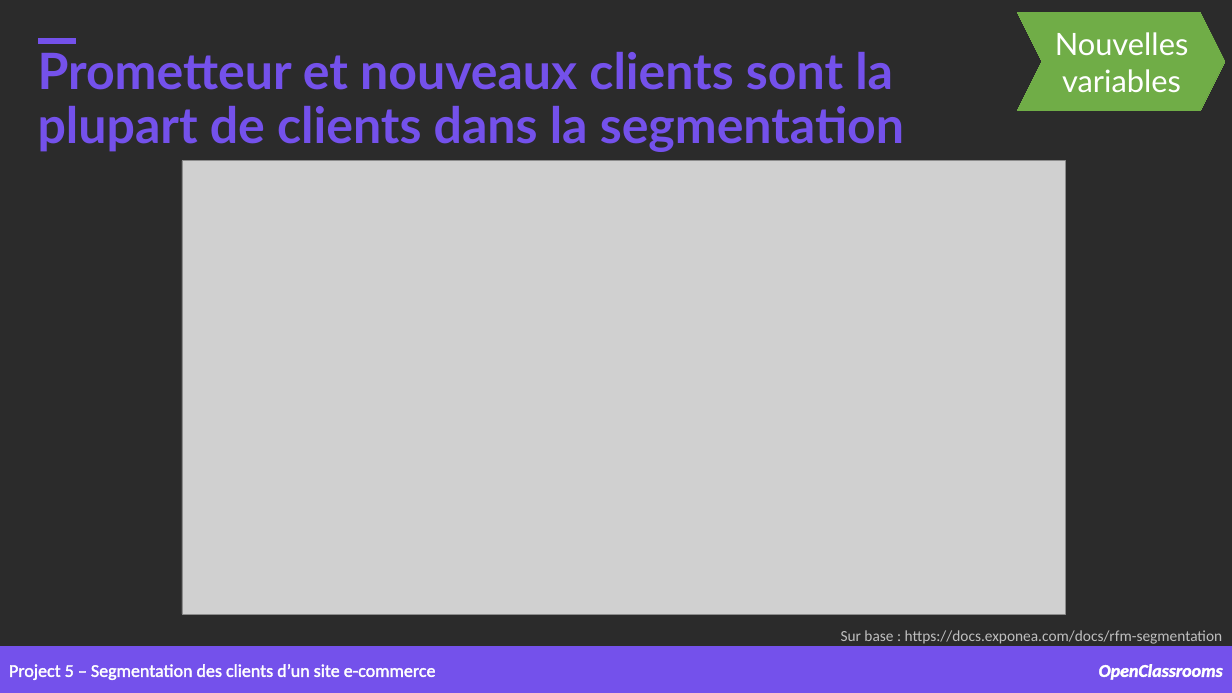
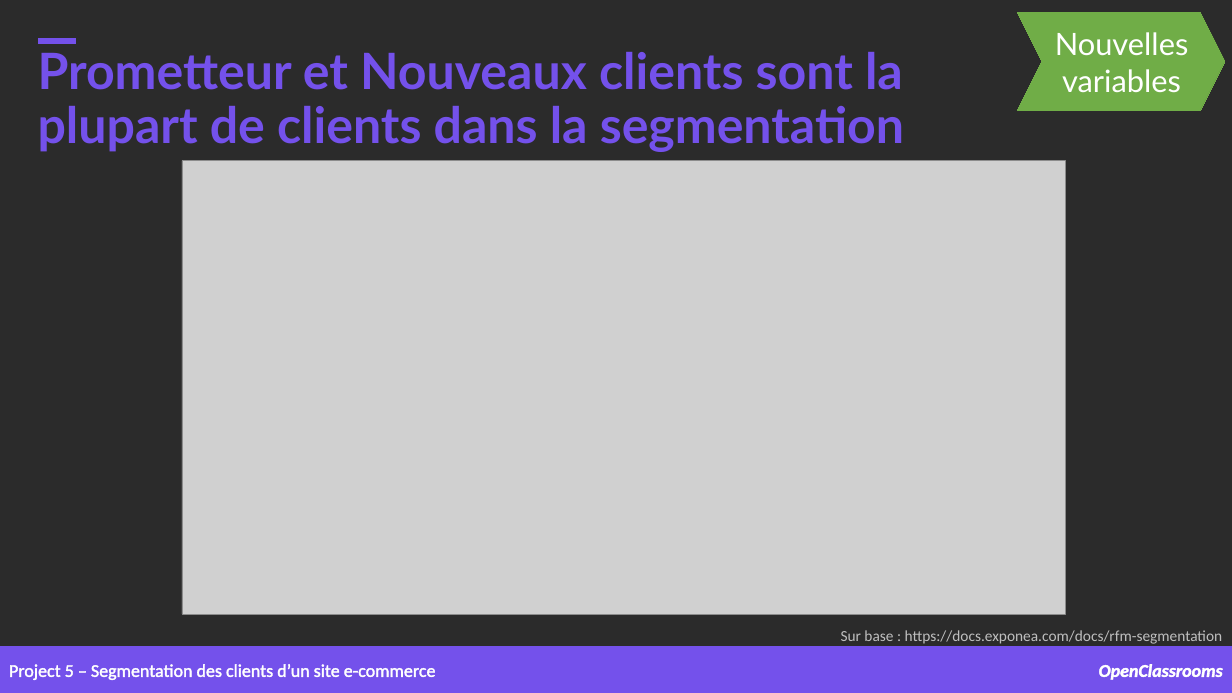
Before and after one commit to samirhinojosa/OC-P5-segment-customers-of-website, a slide deck: slide 20 of supports/P5_presentation v2.pptx. Drawn at 1232x693 pixels with LibreOffice and Linux fonts; fonts in the diff are those of the drawing; grey boxes stand for pictures; background and template pictures are left out; a plain dark background stands for a picture behind light text. Boxes give left, top, right and bottom in pixels: in the first picture for what was removed or moved away, otherwise in the second. Text is boxed around its words. In the diff, an @@ line names an element or a change of style, - is before the commit and + after.

```diff
--- a/supports/P5_presentation v2.pptx
+++ b/supports/P5_presentation v2.pptx
@@ text at <box>38,52,904,152</box>: text changed @@
-Prometteur et nouveaux clients sont la plupart de clients dans la segmentation
+Prometteur et Nouveaux clients sont la plupart de clients dans la segmentation
```
Also in this commit, not shown: 24 other slides changed, 1 slide added, 3 other files.
